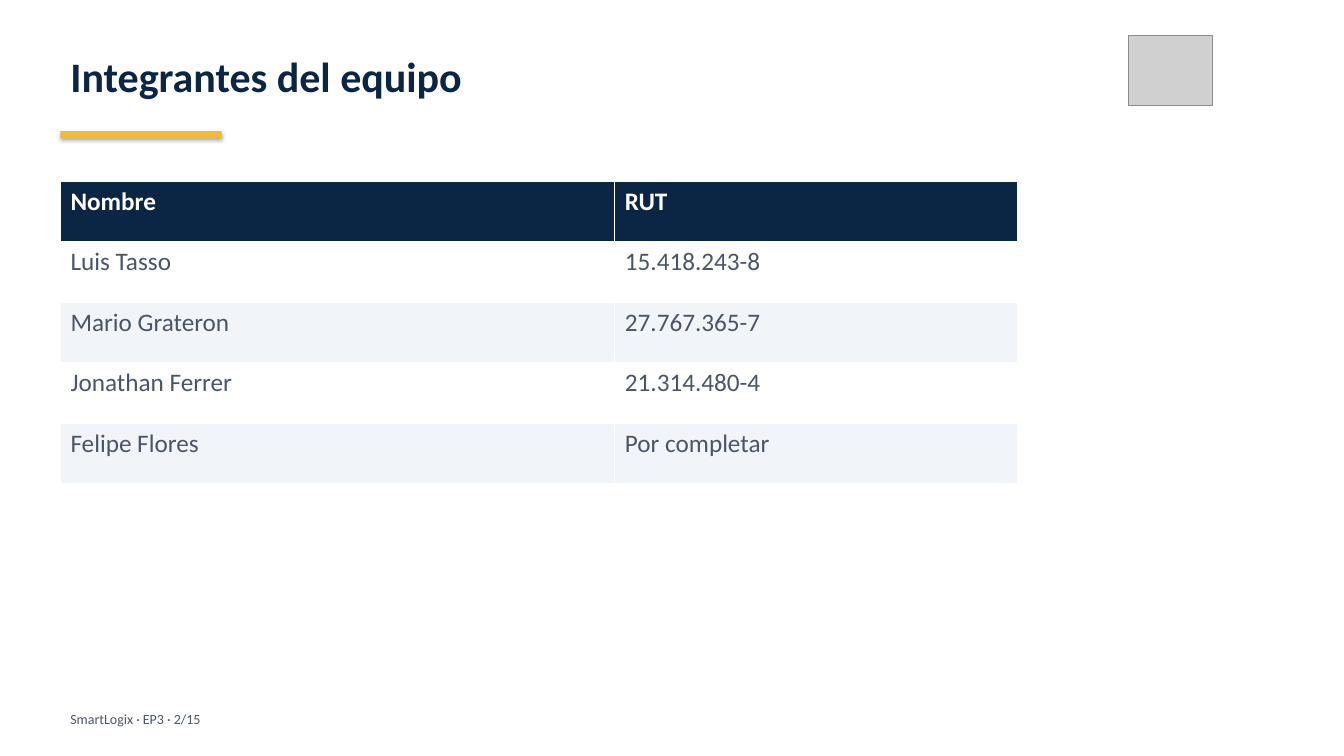
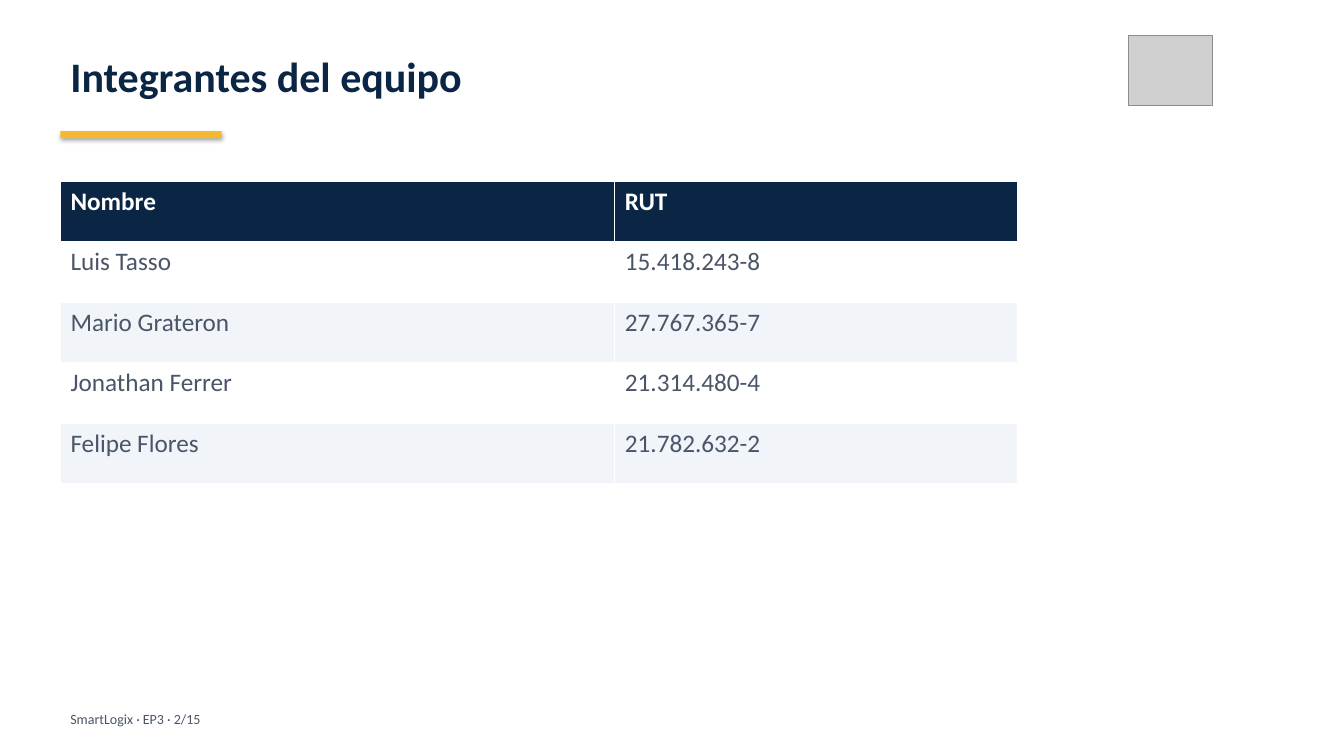
Before and after one commit to LTassoD/smartlogix-azure, a slide deck: slide 2 of docs/EP3/Presentacion_EP3_SmartLogix.pptx. Drawn at 1344x756 pixels with LibreOffice and Linux fonts; fonts in the diff are those of the drawing; grey boxes stand for pictures. Boxes give left, top, right and bottom in pixels: in the first picture for what was removed or moved away, otherwise in the second. Text is boxed around its words. In the diff, an @@ line names an element or a change of style, - is before the commit and + after.

Commit message:
Update Presentacion_EP3_SmartLogix.pptx
Actualizacion de Presentacion

```diff
--- a/docs/EP3/Presentacion_EP3_SmartLogix.pptx
+++ b/docs/EP3/Presentacion_EP3_SmartLogix.pptx
@@ table at (60,181,1018,484) @@
-row 5, column 2: Por completar
+row 5, column 2: 21.782.632-2
```
